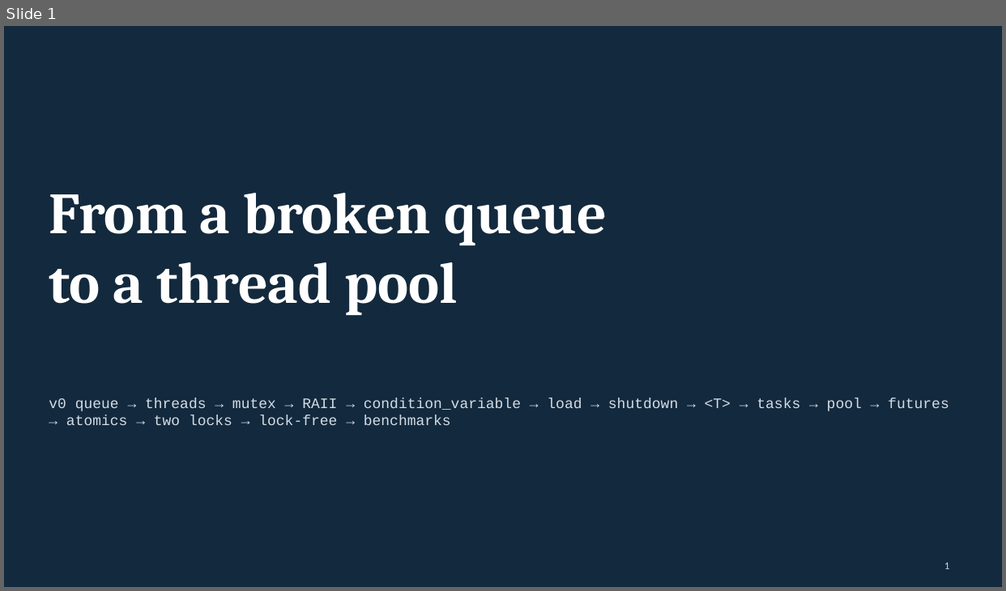
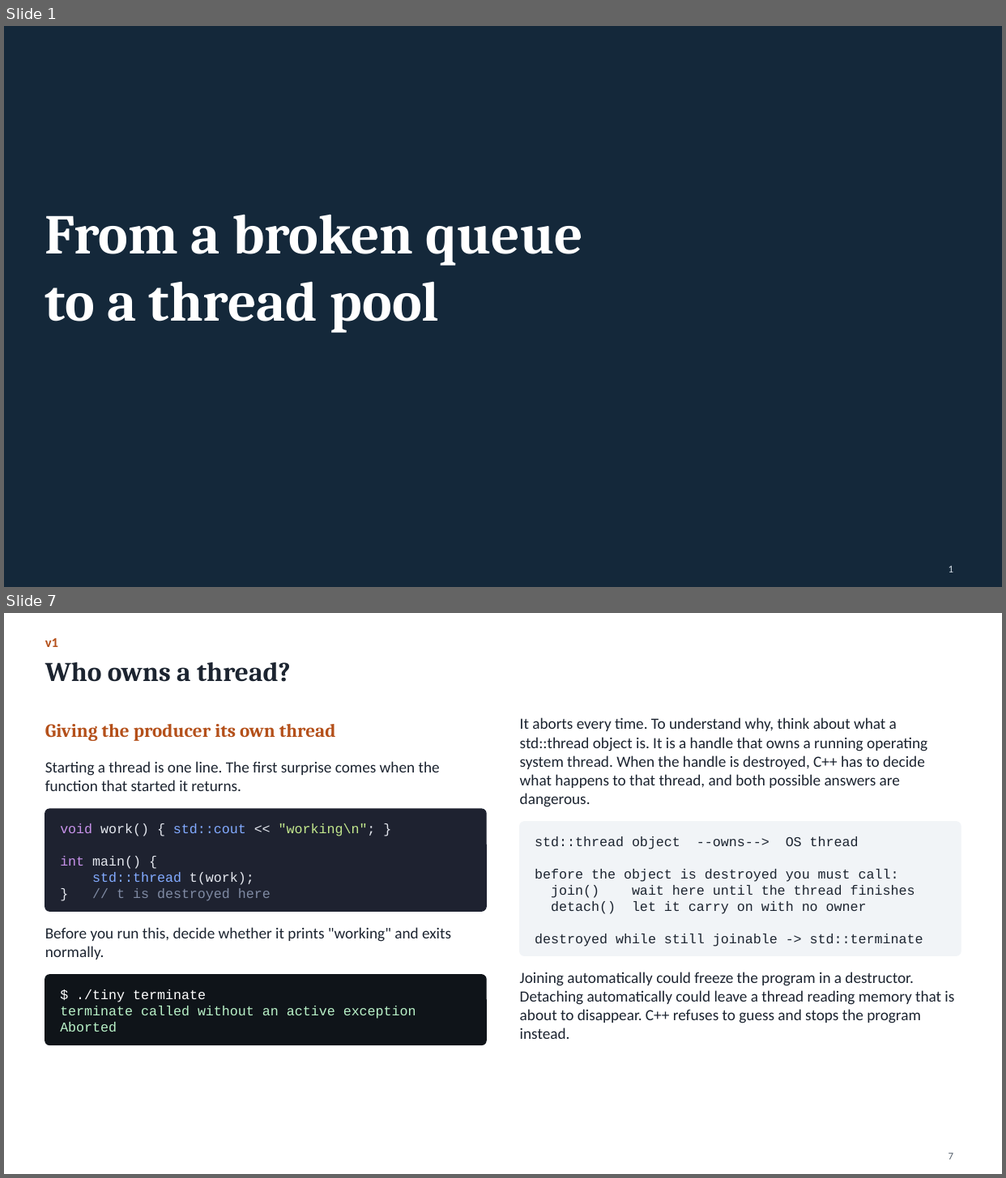
Before and after one commit to Kumarutkarsh9470/Project, a slide deck: Queue_Course.pptx. Shown one above the other, each under a label of ours: slide 1 before the commit, slides 1 and 7 after it; the slides between them are not shown. The pictures are 1006x591 and 1006x1178 pixels, drawn with LibreOffice and Linux fonts; fonts in the diff are those of the drawing. Boxes give left, top, right and bottom in pixels: in the first picture for what was removed or moved away, otherwise in the second. Text is boxed around its words. In the diff, an @@ line names an element or a change of style, - is before the commit and + after.

```diff
--- a/Queue_Course.pptx
+++ b/Queue_Course.pptx
@@ slide 7 added at box(4, 613, 1002, 1174), background #FFFFFF @@
@@ text added at box(45, 638, 58, 647), 13 pt, text #B4501A, bold @@
+v1
@@ title added at box(45, 662, 291, 682), 26 pt, text #1C2430, bold @@
+Who owns a thread?
@@ text added at box(45, 724, 336, 741), 18 pt, text #B4501A, bold @@
+Giving the producer its own thread
@@ text added at box(520, 717, 927, 807), 15 pt, text #1C2430 @@
+It aborts every time. To understand why, think about what a std::thread object is. It is a handle that owns a running operating system thread. When the handle is destroyed, C++ has to decide what happens to that thread, and both possible answers are dangerous.
@@ text added at box(45, 761, 440, 791), 15 pt, text #1C2430 @@
+Starting a thread is one line. The first surprise comes when the function that started it returns.
@@ rounded rectangle added at box(45, 809, 486, 912), fill #1E2230, outline #1E2230 1 pt @@
@@ text added at box(60, 824, 376, 901), 13 pt, text #E4E7EE @@
+void work() { std::cout << "working\n"; }
+int main() {
+std::thread t(work);
+} // t is destroyed here
@@ rounded rectangle added at box(520, 822, 961, 956), fill #F1F4F7, outline #F1F4F7 1 pt @@
@@ text added at box(535, 837, 923, 947), 13 pt, text #1C2430 @@
+std::thread object --owns--> OS thread
+before the object is destroyed you must call:
+join() wait here until the thread finishes
+detach() let it carry on with no owner
+destroyed while still joinable -> std::terminate
@@ text added at box(45, 927, 451, 960), 15 pt, text #1C2430 @@
+Before you run this, decide whether it prints "working" and exits normally.
@@ rounded rectangle added at box(45, 975, 486, 1046), fill #0F1419, outline #0F1419 1 pt @@
@@ text added at box(520, 972, 954, 1039), 15 pt, text #1C2430 @@
+Joining automatically could freeze the program in a destructor. Detaching automatically could leave a thread reading memory that is about to disappear. C++ refuses to guess and stops the program instead.
@@ text added at box(60, 990, 416, 1033), 13 pt, text #B9F2C8 @@
+$ ./tiny terminate
+terminate called without an active exception
+Aborted
@@ page number added at box(948, 1153, 953, 1160), 10 pt, text #55606C @@
+7
@@ slide 1 changed as well @@
@@ background #13293D to #14283A @@
@@ text "From a broken queue": place and size @@
-text "From a broken queue" at box(49, 193, 607, 315)
+text "From a broken queue" at box(45, 214, 583, 333)
@@ text "From a broken queue" at box(45, 214, 583, 333): size 56 to 54 pt @@
@@ text removed at box(49, 398, 949, 425) @@
-v0 queue → threads → mutex → RAII → condition_variable → load → shutdown → <T> → tasks → pool → futures → atomics → two locks → lock-free → benchmarks
@@ page number at box(948, 565, 953, 573): text colour #D3DCE5 to #D5DEE7 @@
```
Also in this commit, not shown: 10 other slides changed, 62 other slides added, 80 slides removed, 10 other files.
